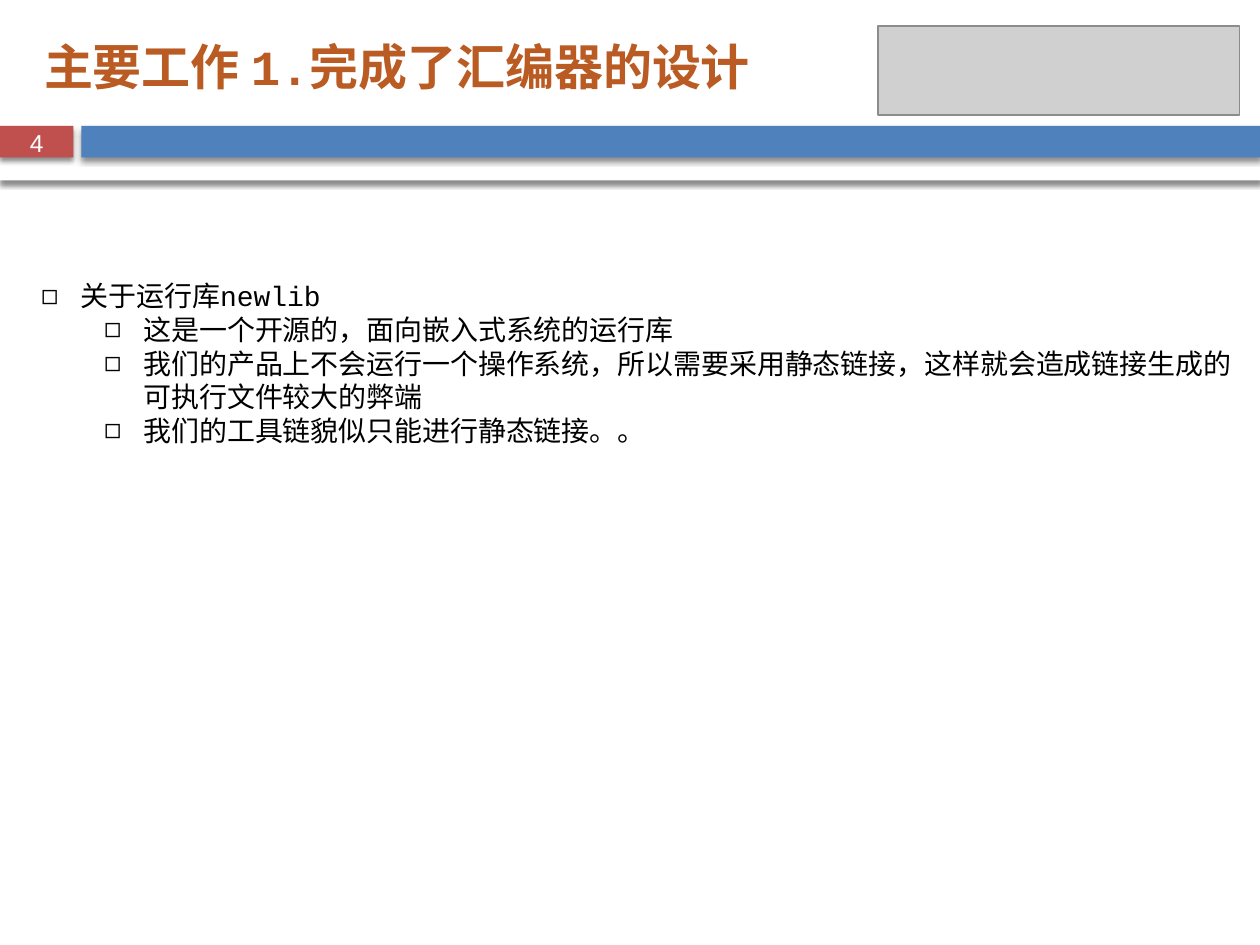
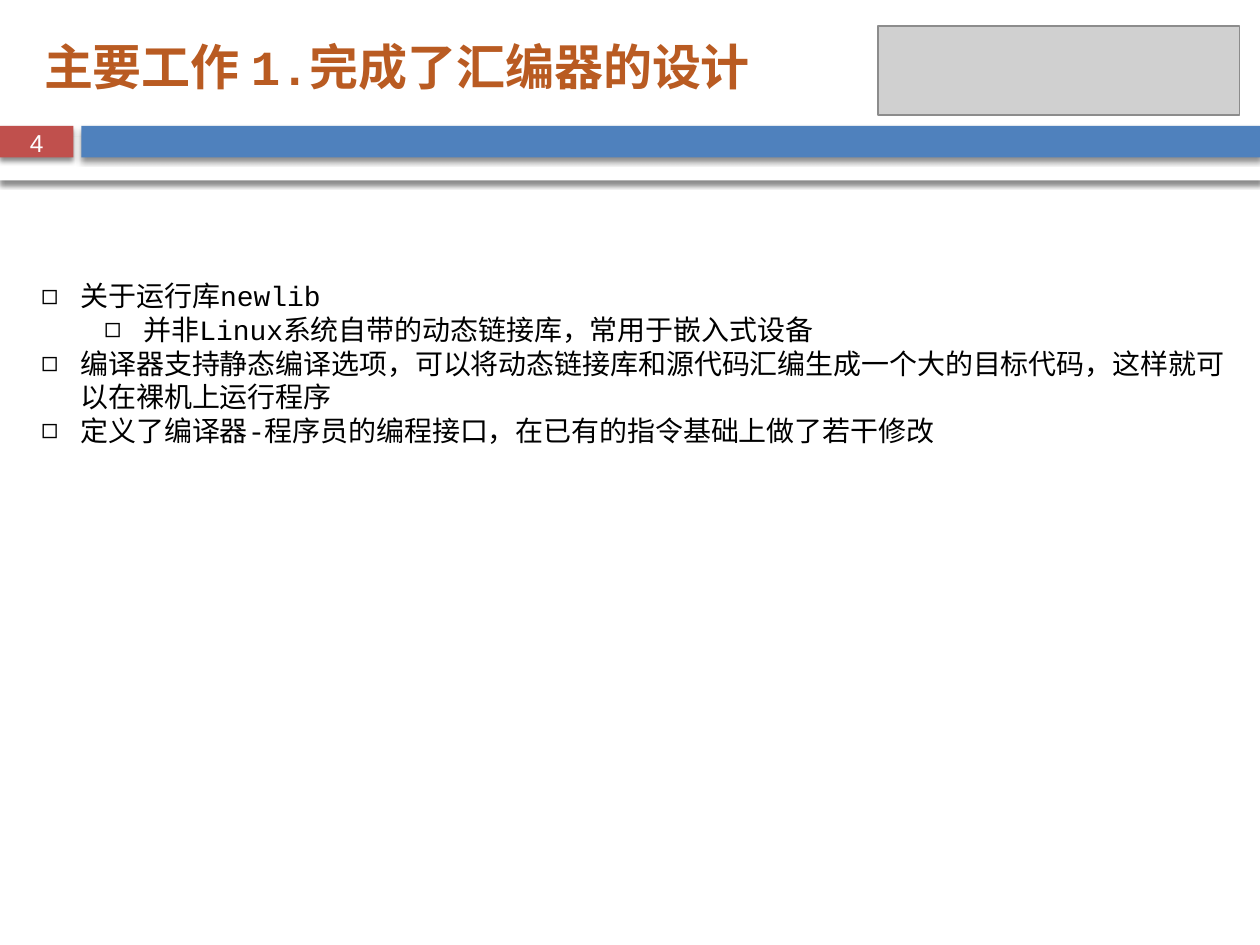
Before and after one commit to Gaoustcer/note, a slide deck: slide 4 of 组会报告.pptx. Drawn at 1260x945 pixels with LibreOffice and Linux fonts; fonts in the diff are those of the drawing; grey boxes stand for pictures; background and template pictures are left out. Boxes give left, top, right and bottom in pixels: in the first picture for what was removed or moved away, otherwise in the second. Text is boxed around its words. In the diff, an @@ line names an element or a change of style, - is before the commit and + after.

```diff
--- a/组会报告.pptx
+++ b/组会报告.pptx
@@ text at <box>80,316,1224,444</box>: text changed @@
-  ◻ 这是一个开源的，面向嵌入式系统的运行库
-  ◻ 我们的产品上不会运行一个操作系统，所以需要采用静态链接，这样就会造成链接生成的可执行文件较大的弊端
-  ◻ 我们的工具链貌似只能进行静态链接。。
+  ◻ 并非Linux系统自带的动态链接库，常用于嵌入式设备
+◻ 编译器支持静态编译选项，可以将动态链接库和源代码汇编生成一个大的目标代码，这样就可以在裸机上运行程序
+◻ 定义了编译器-程序员的编程接口，在已有的指令基础上做了若干修改
```
Also in this commit, not shown: 6 other slides changed, 25 other files.
